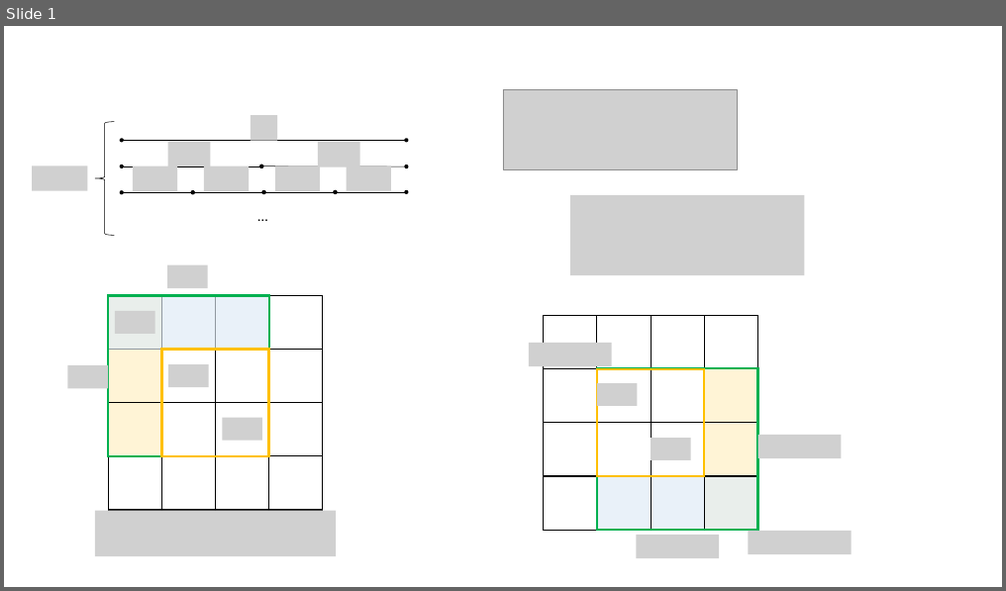
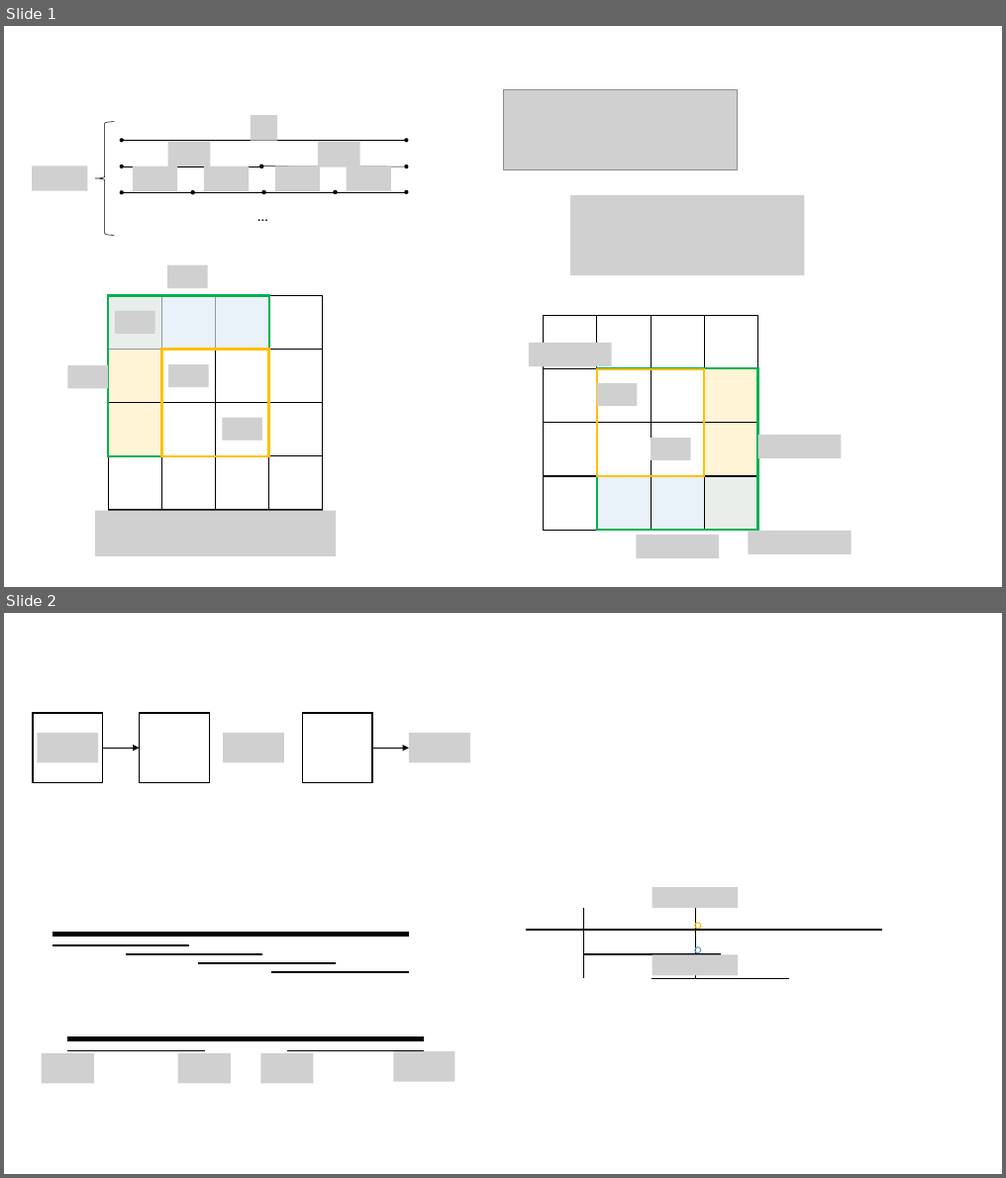
Before and after one commit to Yubo-Cao/algorithms, a slide deck: basic/figures.pptx. Shown one above the other, each under a label of ours: slide 1 before the commit, slides 1 and 2 after it. The pictures are 1006x591 and 1006x1178 pixels, drawn with LibreOffice and Linux fonts; fonts in the diff are those of the drawing; grey boxes stand for pictures. Boxes give left, top, right and bottom in pixels: in the first picture for what was removed or moved away, otherwise in the second. Text is boxed around its words. In the diff, an @@ line names an element or a change of style, - is before the commit and + after.

```diff
--- a/basic/figures.pptx
+++ b/basic/figures.pptx
@@ slide 2 added at box(4, 613, 1002, 1174), background #FFFFFF @@
@@ group added at box(33, 713, 470, 783): 3 rectangles, 3 pictures, 2 arrows @@
@@ line added from (583, 909) to (583, 979), #000000 0.5 pt @@
@@ picture added at box(652, 887, 695, 908) @@
@@ line added from (695, 909) to (695, 979), #000000 0.5 pt @@
@@ picture added at box(695, 887, 738, 908) @@
@@ line added from (526, 931) to (882, 931), #000000 2.25 pt @@
@@ ellipse added at box(695, 923, 701, 929), outline #FFC000 1 pt @@
@@ line added from (583, 955) to (721, 955), #000000 1.5 pt @@
@@ picture added at box(652, 956, 695, 976) @@
@@ ellipse added at box(695, 948, 701, 954), outline #5B9BD5 1 pt @@
@@ picture added at box(695, 956, 738, 976) @@
@@ group added at box(53, 934, 409, 972): 5 lines @@
@@ line added from (652, 979) to (789, 979), #000000 1.5 pt @@
@@ group added at box(42, 1040, 454, 1083): 4 pictures, 3 lines @@
```
Also in this commit, not shown: 1 slide removed, 58 other files.
